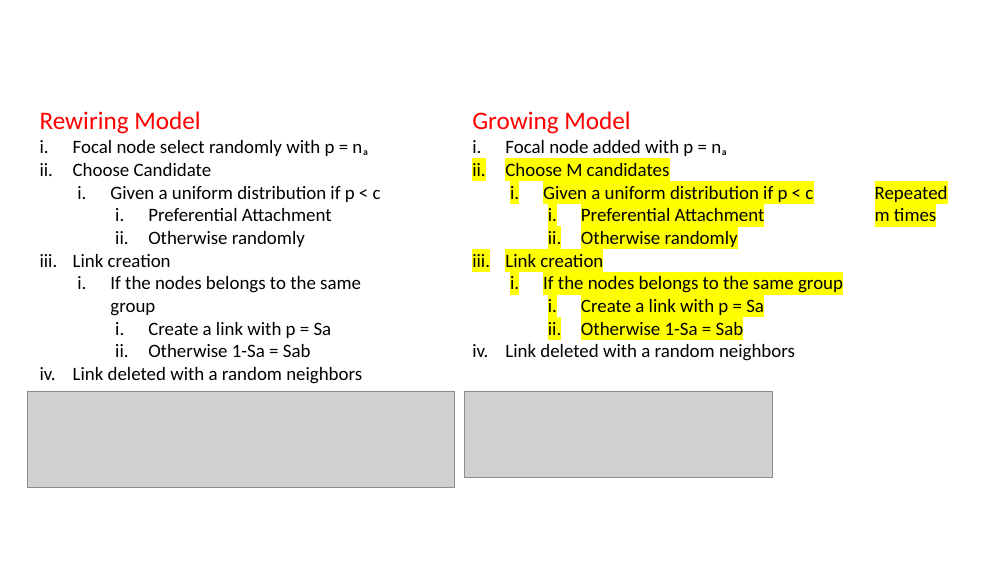
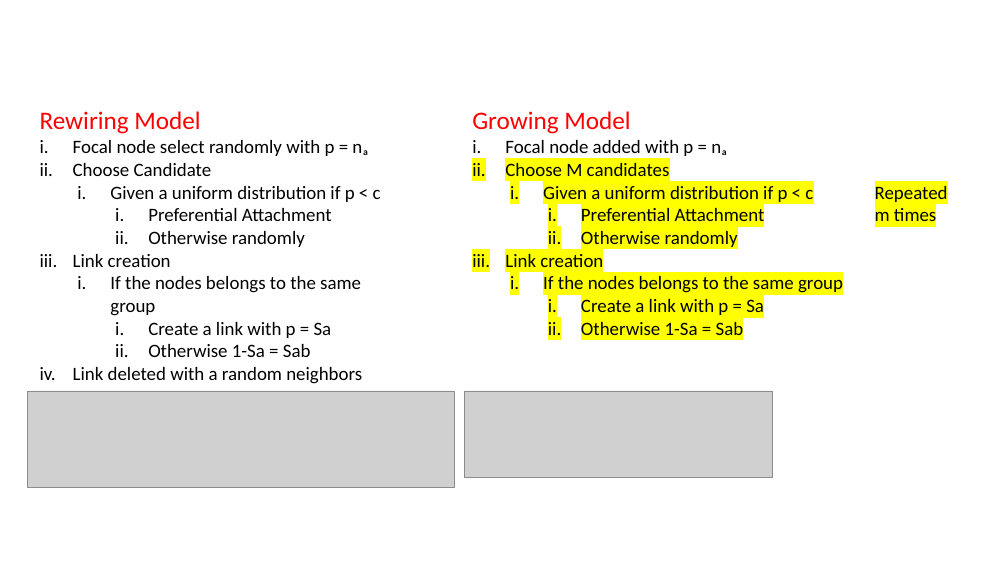
Before and after one commit to vittpall/ProvaIntegrativaSCR, a slide deck: slide 3 of ProvaIntegrativaSCR.pptx. Drawn at 1008x567 pixels with LibreOffice and Linux fonts; fonts in the diff are those of the drawing; grey boxes stand for pictures; background and template pictures are left out. Boxes give left, top, right and bottom in pixels: in the first picture for what was removed or moved away, otherwise in the second. Text is boxed around its words. In the diff, an @@ line names an element or a change of style, - is before the commit and + after.

Commit message:
update typo

```diff
--- a/ProvaIntegrativaSCR.pptx
+++ b/ProvaIntegrativaSCR.pptx
@@ text at bbox=[505, 344, 795, 361]: paragraph removed @@
-iv. Link deleted with a random neighbors
```
Also in this commit, not shown: 2 other slides changed.
